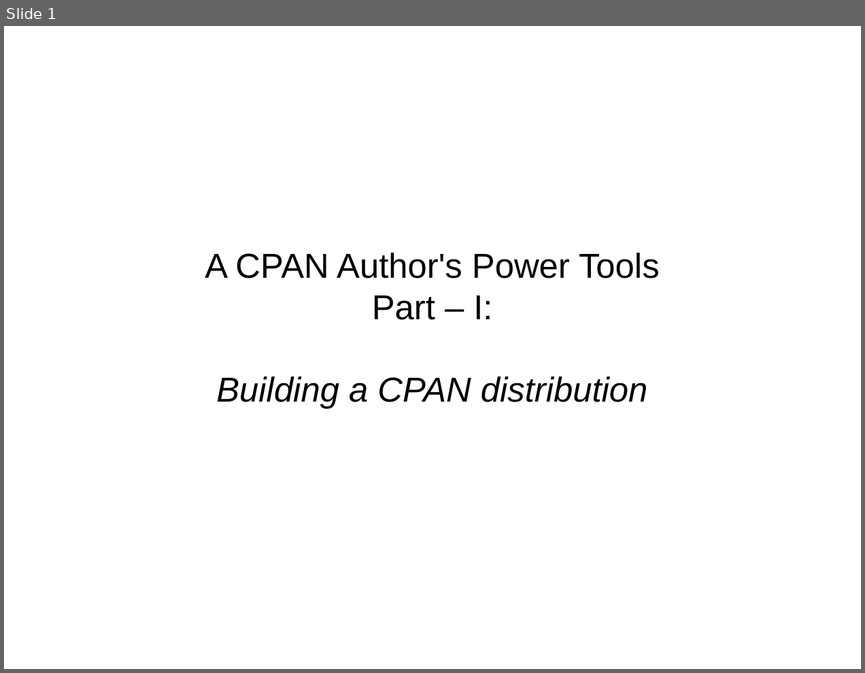
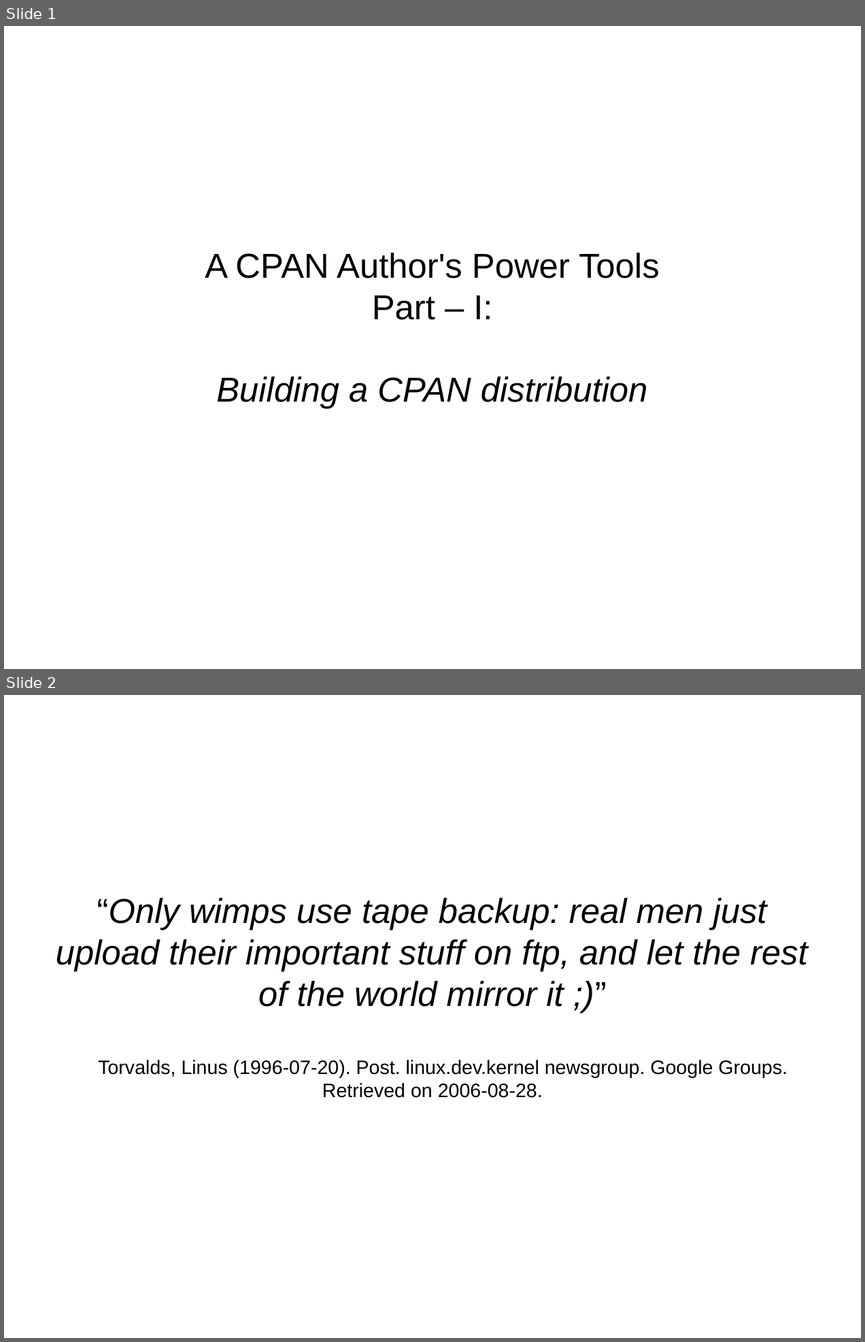
Before and after one commit to daoswald/CPAN-Power-Tools-Talk, a slide deck: PowerTools-I.odp. Shown one above the other, each under a label of ours: slide 1 before the commit, slides 1 and 2 after it. The pictures are 865x673 and 865x1342 pixels, drawn with LibreOffice and Linux fonts; fonts in the diff are those of the drawing. Boxes give left, top, right and bottom in pixels: in the first picture for what was removed or moved away, otherwise in the second. Text is boxed around its words. In the diff, an @@ line names an element or a change of style, - is before the commit and + after.

Commit message:
Added Linus quote.

```diff
--- a/PowerTools-I.odp
+++ b/PowerTools-I.odp
@@ slide 2 added at (4,695,861,1338), background #FFFFFF @@
@@ subtitle added at (56,898,808,1098), 32 pt, text #000000, italic @@
+“Only wimps use tape backup: real men just upload their important stuff on ftp, and let the rest of the world mirror it ;)”
+Torvalds, Linus (1996-07-20). Post. linux.dev.kernel newsgroup. Google Groups. Retrieved on 2006-08-28.
```
Also in this commit, not shown: 1 other slide added.
